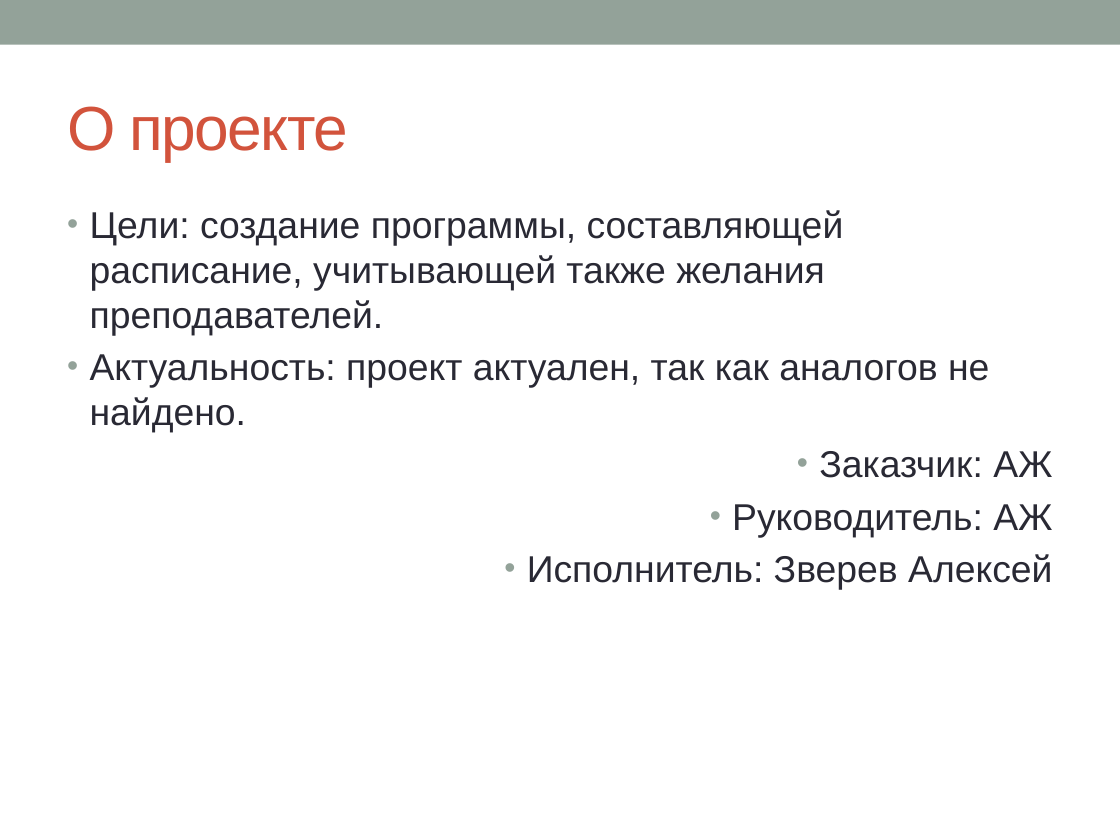
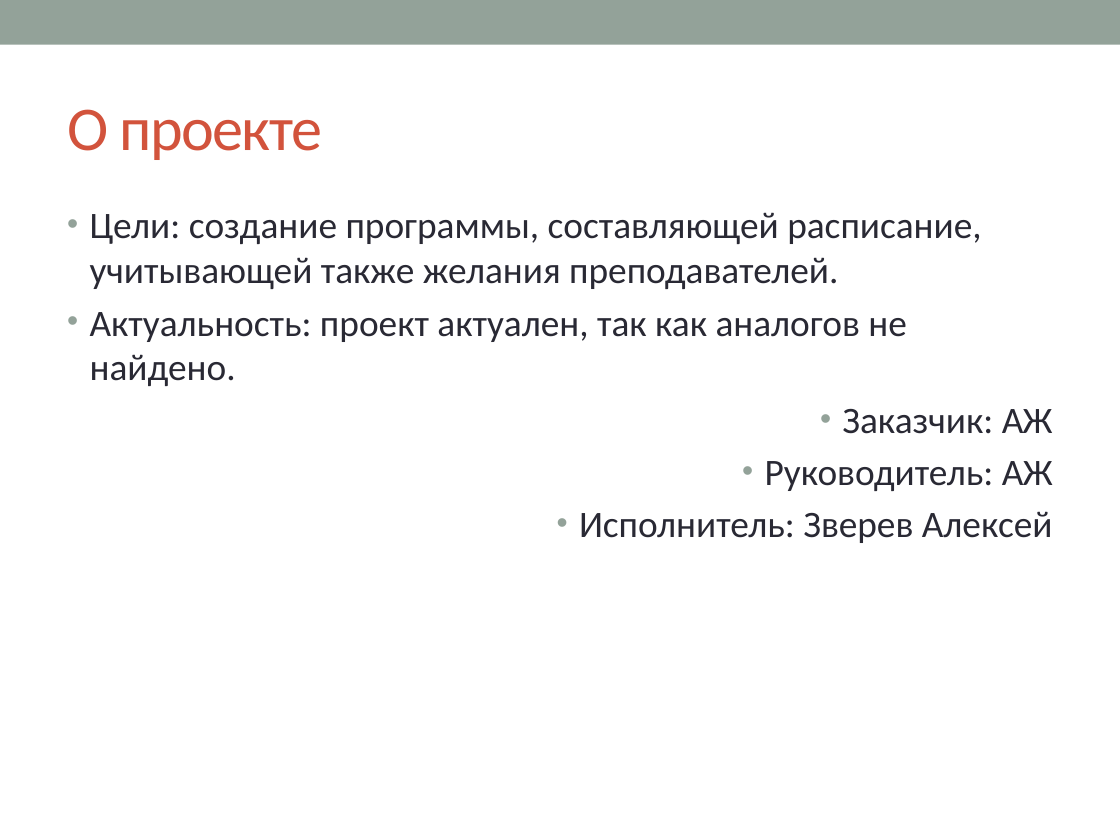
Before and after one commit to leschtsch/timetable, a slide deck: slide 4 of документы/Презентация проекта для программистов1.pptx. Drawn at 1120x840 pixels with LibreOffice and Linux fonts; fonts in the diff are those of the drawing. Boxes give left, top, right and bottom in pixels: in the first picture for what was removed or moved away, otherwise in the second. Text is boxed around its words. In the diff, an @@ line names an element or a change of style, - is before the commit and + after.

```diff
--- a/документы/Презентация проекта для программистов1.pptx
+++ b/документы/Презентация проекта для программистов1.pptx
@@ title "О проекте" at (67,109,322,160): font Arial to Calibri @@
@@ text "Цели: создание программы, составляющей расписание, ..." at (90,212,1053,543): font Arial to Calibri @@
```
Also in this commit, not shown: 8 other slides changed, 2 slides removed, 7 other files.
